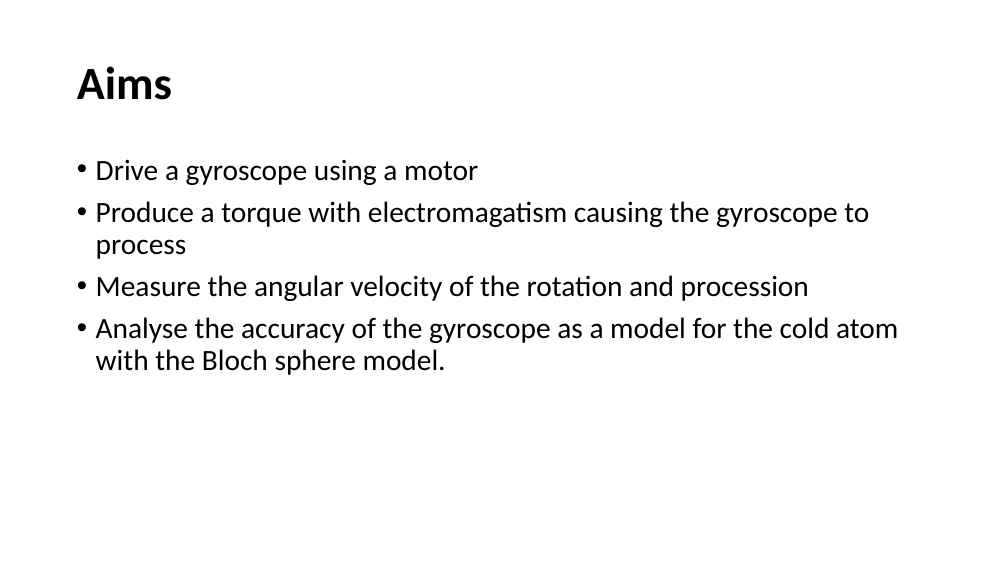
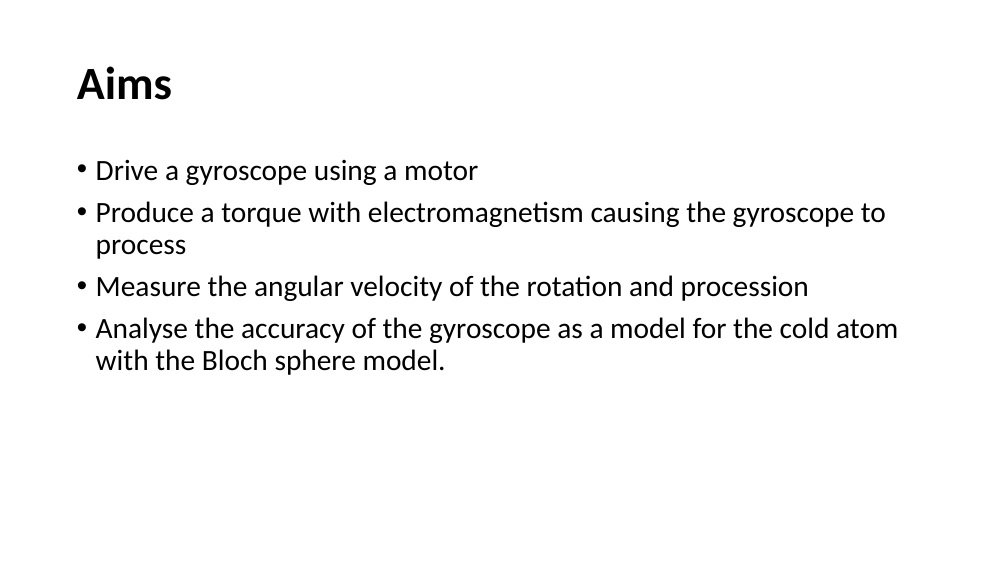
Before and after one commit to CharlotteElle/GyroProject, a slide deck: slide 2 of Project Presentation.pptx. Drawn at 1008x567 pixels with LibreOffice and Linux fonts; fonts in the diff are those of the drawing. Boxes give left, top, right and bottom in pixels: in the first picture for what was removed or moved away, otherwise in the second. Text is boxed around its words. In the diff, an @@ line names an element or a change of style, - is before the commit and + after.

```diff
--- a/Project Presentation.pptx
+++ b/Project Presentation.pptx
@@ text at [96, 201, 886, 259]: text changed @@
-• Produce a torque with electromagatism causing the gyroscope to process
+• Produce a torque with electromagnetism causing the gyroscope to process
```
